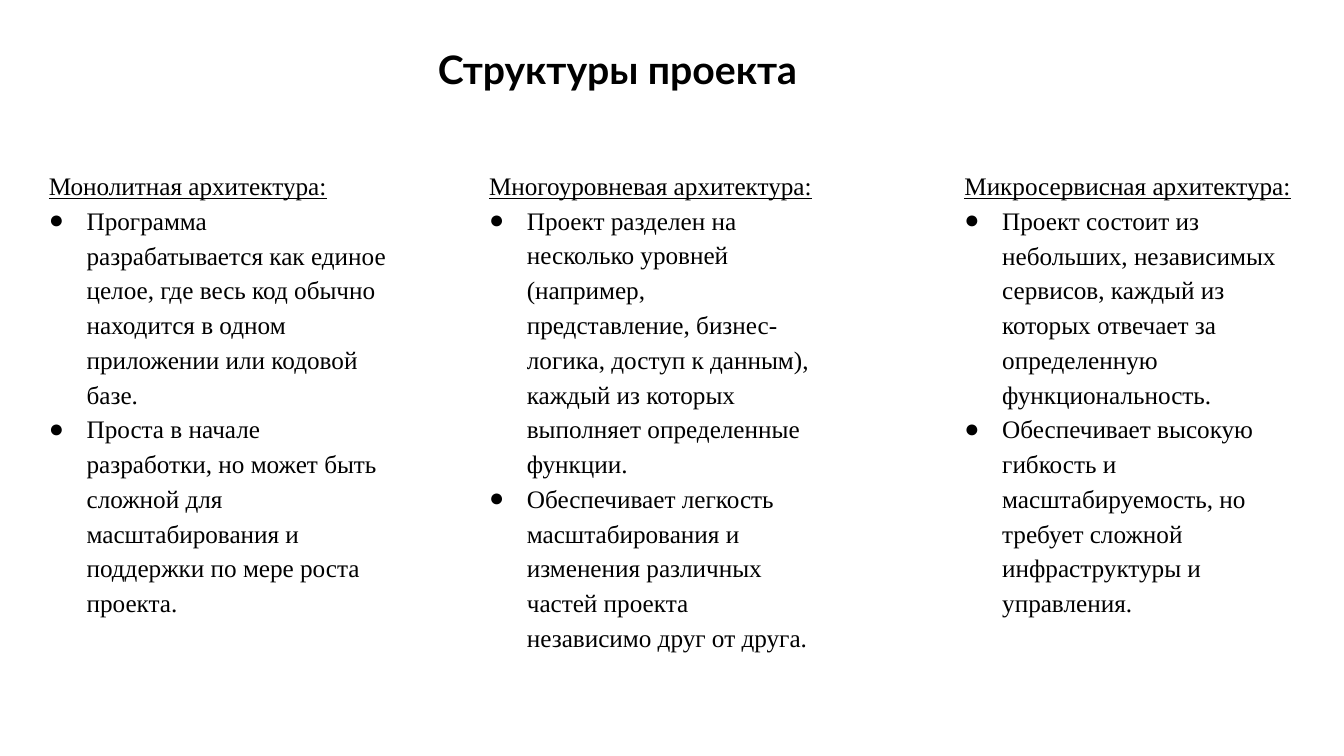
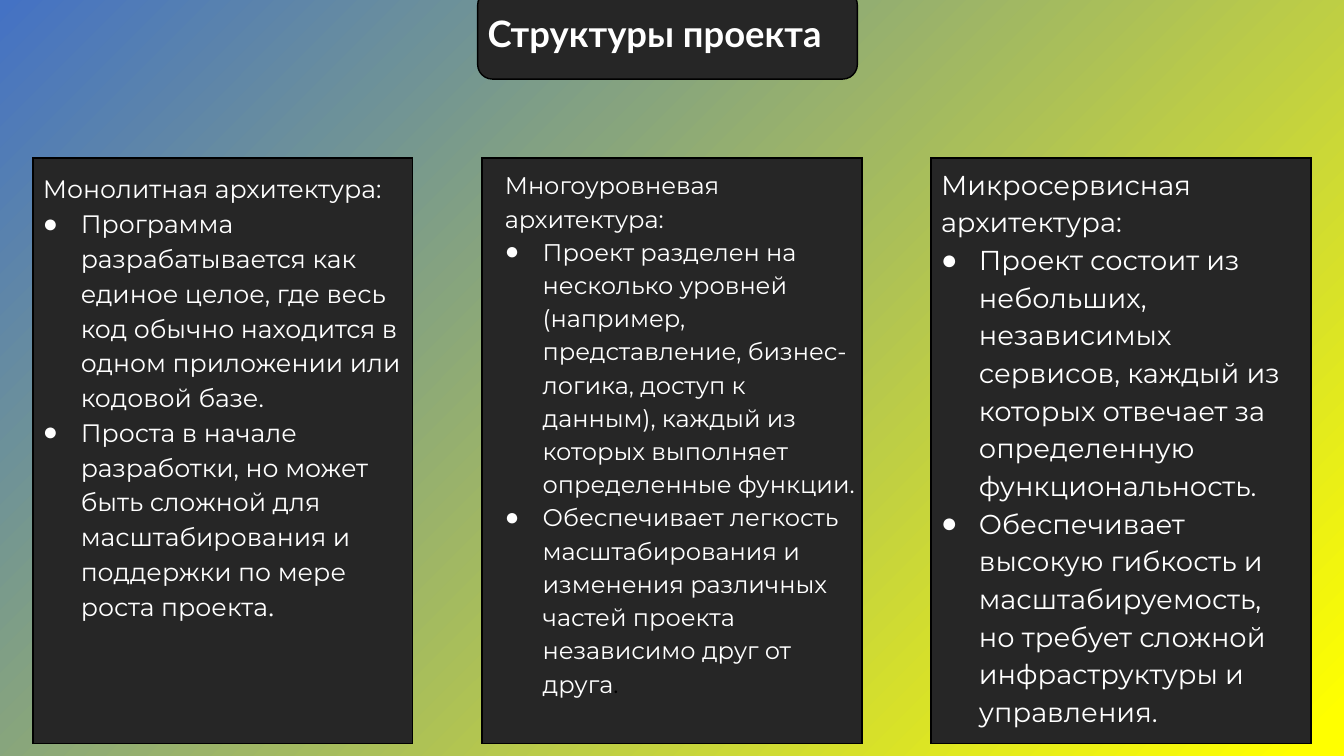
Before and after one commit to FFlop235/School_Project, a slide deck: slide 7 of Анализ оценок из Сетевого Города.pptx (slide 8 before the commit). Drawn at 1344x756 pixels with LibreOffice and Linux fonts; fonts in the diff are those of the drawing. Boxes give left, top, right and bottom in pixels: in the first picture for what was removed or moved away, otherwise in the second. Text is boxed around its words. In the diff, an @@ line names an element or a change of style, - is before the commit and + after.

```diff
--- a/Анализ оценок из Сетевого Города.pptx
+++ b/Анализ оценок из Сетевого Города.pptx
@@ background #FFFFFF to gradient #FFFF00 to #4472C4 @@
@@ text "Структуры проекта": place and size @@
-text "Структуры проекта" at (438,55,797,91)
+text "Структуры проекта" at (488,20,822,53)
@@ text "Структуры проекта" at (488,20,822,53): size 28 to 26 pt, text colour #000000 to #FFFFFF @@
@@ rounded rectangle added at (478,0,858,79), fill #262626, outline #000000 1 pt @@
@@ text "Монолитная архитектура:" at (43,180,401,621): font Times New Roman to Montserrat, text colour #000000 to #FFFFFF; underline off in "Монолитная архитектура:" @@
@@ rectangle added at (33,158,413,744), fill #262626, outline #000000 1 pt @@
@@ rectangle added at (482,158,862,744), fill #262626, outline #000000 1 pt @@
@@ text "Многоуровневая архитектура:": place and size @@
-text "Многоуровневая архитектура:" at (489,178,812,653)
+text "Многоуровневая архитектура:" at (505,177,855,698)
@@ text "Многоуровневая архитектура:" at (505,177,855,698): size 18 to 17.2 pt, font Times New Roman to Montserrat, text colour #000000 to #FFFFFF; underline off in "Многоуровневая архитектура:" @@
@@ text "Микросервисная архитектура:": place and size @@
-text "Микросервисная архитектура:" at (964,178,1291,618)
+text "Микросервисная архитектура:" at (941,176,1280,728)
@@ text "Микросервисная архитектура:" at (941,176,1280,728): size 18 to 19.5 pt, font Times New Roman to Montserrat, text colour #000000 to #FFFFFF; underline off in "Микросервисная архитектура:" @@
@@ rectangle added at (932,158,1312,744), fill #262626, outline #000000 1 pt @@
```
Also in this commit, not shown: 8 other slides changed, 13 slides added, 1 slide removed.
